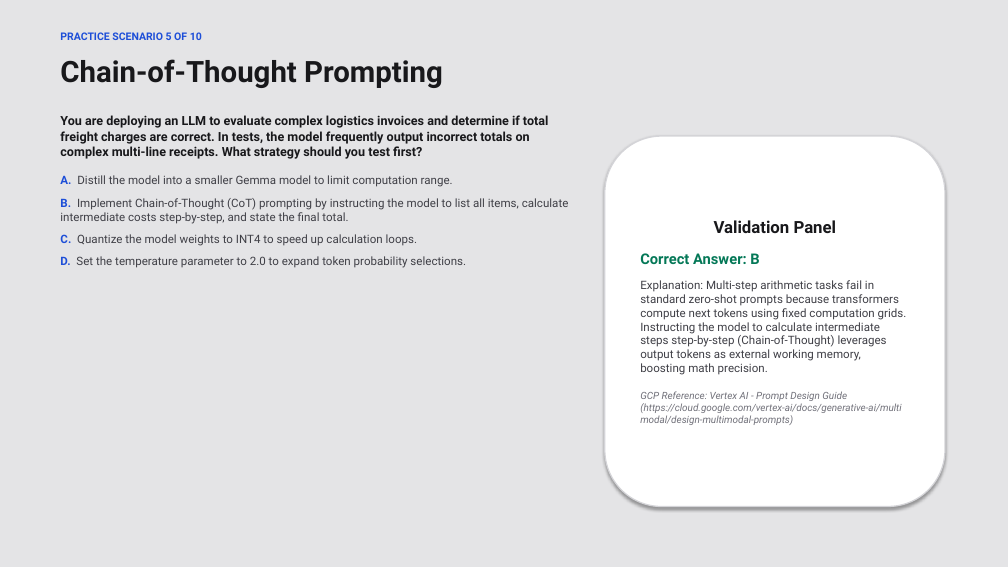
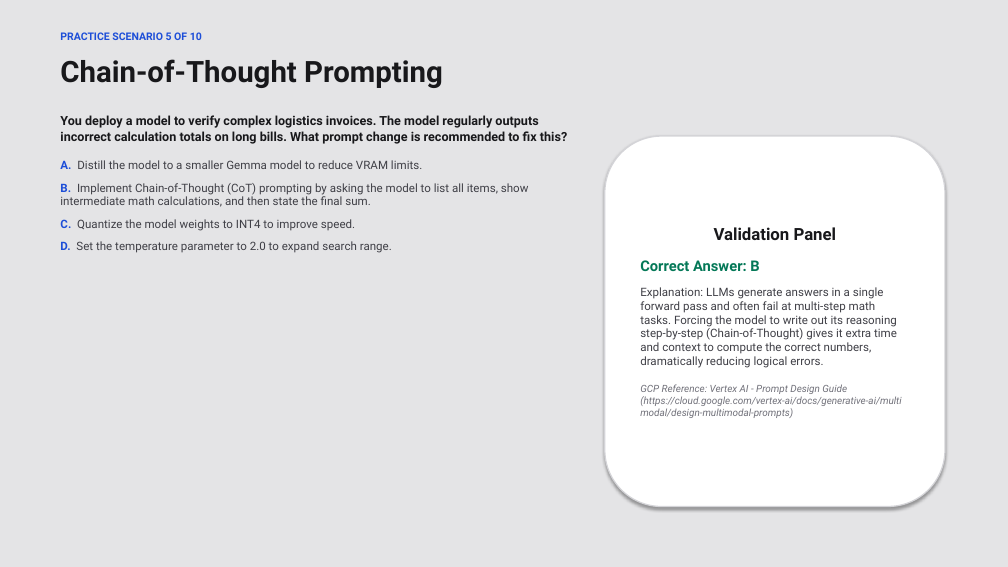
Before and after one commit to Bethana86/gcp-ml-training-hub, a slide deck: slide 17 of llm-presentation/Introduction_to_LLM.pptx. Drawn at 1008x567 pixels with LibreOffice and Linux fonts; fonts in the diff are those of the drawing. Boxes give left, top, right and bottom in pixels: in the first picture for what was removed or moved away, otherwise in the second. Text is boxed around its words. In the diff, an @@ line names an element or a change of style, - is before the commit and + after.

```diff
--- a/llm-presentation/Introduction_to_LLM.pptx
+++ b/llm-presentation/Introduction_to_LLM.pptx
@@ text at [60, 115, 567, 253]: text changed @@
-You are deploying an LLM to evaluate complex logistics invoices and determine if total freight charges are correct. In tests, the model frequently output incorrect totals on complex multi-line receipts. What strategy should you test first?
-A. Distill the model into a smaller Gemma model to limit computation range.
-B. Implement Chain-of-Thought (CoT) prompting by instructing the model to list all items, calculate intermediate costs step-by-step, and state the final total.
-C. Quantize the model weights to INT4 to speed up calculation loops.
-D. Set the temperature parameter to 2.0 to expand token probability selections.
+You deploy a model to verify complex logistics invoices. The model regularly outputs incorrect calculation totals on long bills. What prompt change is recommended to fix this?
+A. Distill the model to a smaller Gemma model to reduce VRAM limits.
+B. Implement Chain-of-Thought (CoT) prompting by asking the model to list all items, show intermediate math calculations, and then state the final sum.
+C. Quantize the model weights to INT4 to improve speed.
+D. Set the temperature parameter to 2.0 to expand search range.
@@ text in rounded rectangle at [640, 287, 897, 368]: text changed @@
-Explanation: Multi-step arithmetic tasks fail in standard zero-shot prompts because transformers compute next tokens using fixed computation grids. Instructing the model to calculate intermediate steps step-by-step (Chain-of-Thought) leverages output tokens as external working memory, boosting math precision.
+Explanation: LLMs generate answers in a single forward pass and often fail at multi-step math tasks. Forcing the model to write out its reasoning step-by-step (Chain-of-Thought) gives it extra time and context to compute the correct numbers, dramatically reducing logical errors.
```
Also in this commit, not shown: 21 other slides changed, 2 other files.
